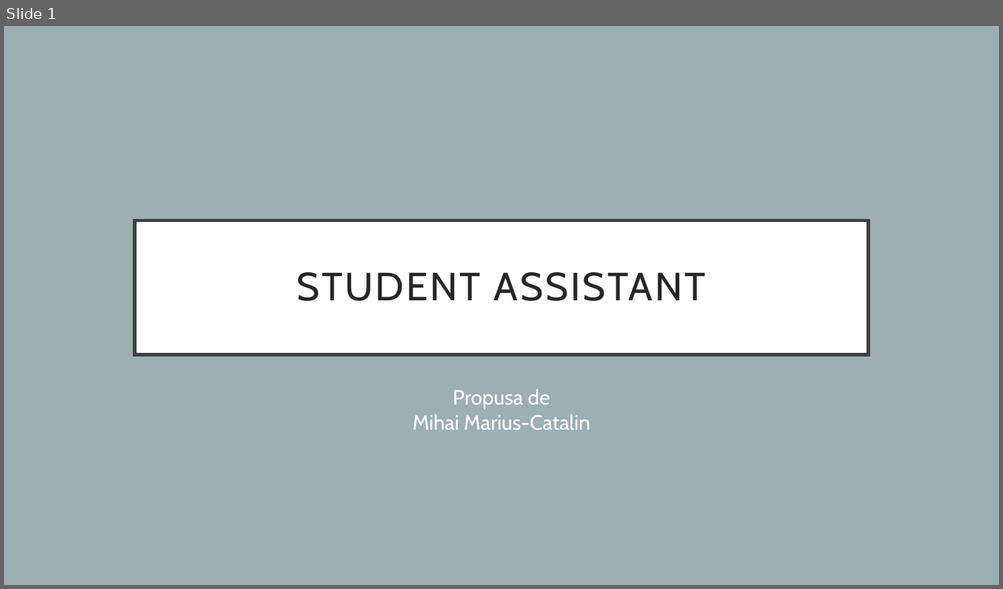
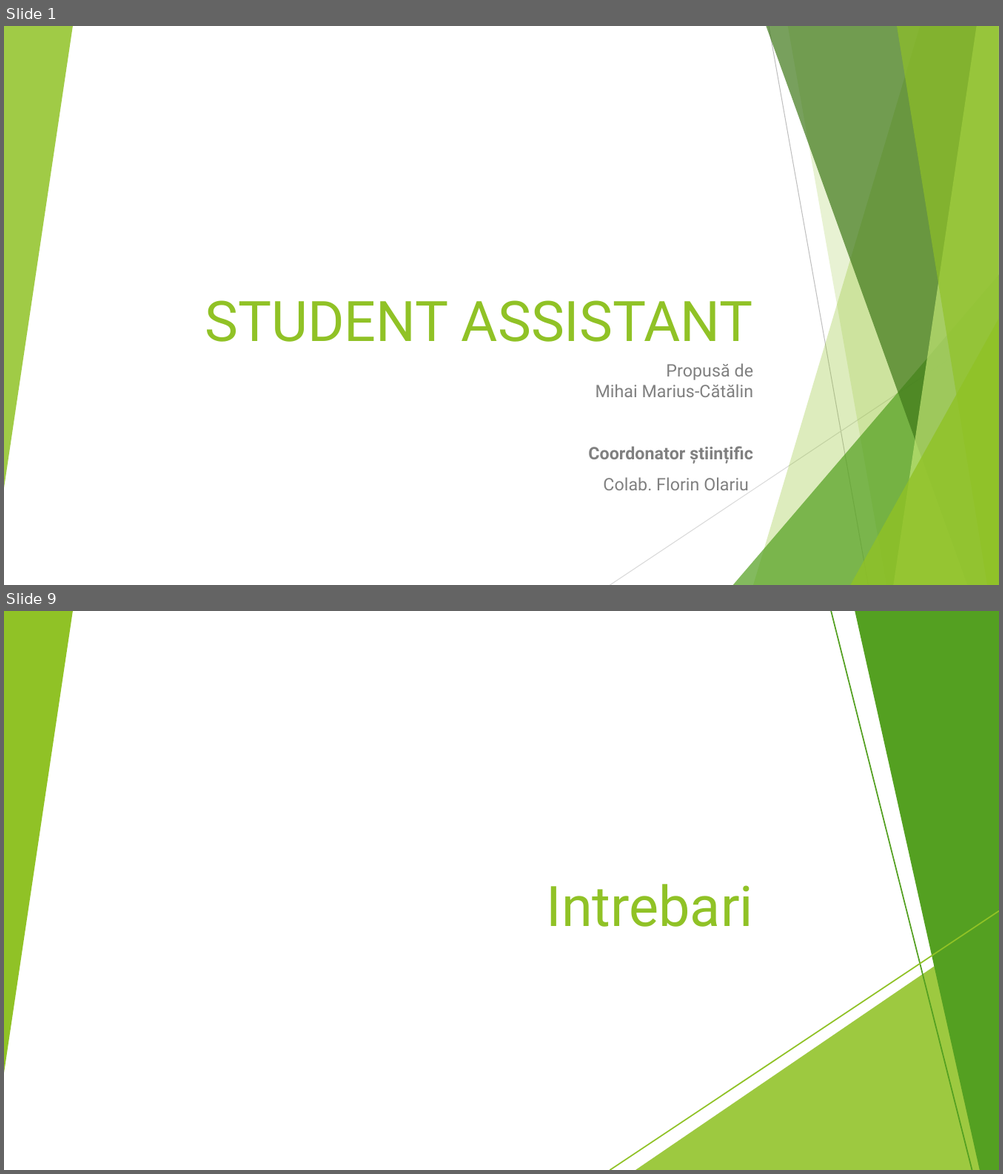
Before and after one commit to MihaiCatalin97/StudentAssistant, a slide deck: Licenta2020MihaiMariusCatalin/Prezentare.pptx. Shown one above the other, each under a label of ours: slide 1 before the commit, slides 1 and 9 after it; the slides between them are not shown. The pictures are 1003x589 and 1003x1174 pixels, drawn with LibreOffice and Linux fonts; fonts in the diff are those of the drawing. Boxes give left, top, right and bottom in pixels: in the first picture for what was removed or moved away, otherwise in the second. Text is boxed around its words. In the diff, an @@ line names an element or a change of style, - is before the commit and + after.

```diff
--- a/Licenta2020MihaiMariusCatalin/Prezentare.pptx
+++ b/Licenta2020MihaiMariusCatalin/Prezentare.pptx
@@ slide 9 added at (x1=4, y1=611, x2=999, y2=1170), background #FFFFFF; not listed: 7 template elements that a slide beside it also shows @@
@@ group added at (x1=4, y1=611, x2=999, y2=1170): 5 freeform shapes, 3 triangles, 2 lines @@
@@ rectangle added at (x1=4, y1=611, x2=999, y2=1170), fill #FFFFFF @@
@@ triangle added at (x1=4, y1=611, x2=73, y2=1073), fill #90C226 @@
@@ line added from (831, 611) to (972, 1170), #54A021 1.25 pt @@
@@ freeform shape added at (x1=854, y1=611, x2=999, y2=1170), fill #54A021 @@
@@ title added at (x1=546, y1=884, x2=753, y2=927), 54 pt, text #90C226 @@
+Intrebari
@@ line added from (999, 911) to (610, 1170), #90C226 1.25 pt @@
@@ triangle added at (x1=4, y1=939, x2=40, y2=1170), fill #90C226 at 85% opacity @@
@@ triangle added at (x1=635, y1=923, x2=999, y2=1170), fill #90C226 at 88% opacity @@
@@ slide 1 changed as well @@
@@ background #9BAFB5 to #FFFFFF @@
@@ group added at (x1=4, y1=26, x2=999, y2=585): 5 freeform shapes, 3 triangles, 2 lines @@
@@ title "STUDENT ASSISTANT" moved from (x1=134, y1=221, x2=868, y2=355) to (x1=205, y1=301, x2=753, y2=342) @@
@@ title "STUDENT ASSISTANT" at (x1=205, y1=301, x2=753, y2=342): size 38 to 54 pt, font Cabin to Roboto, text colour #262626 to #90C226, letter spacing 2 to 0 pt; alignment centre to right; line spacing 0.9 to 1; vertical alignment middle to bottom; fill #FFFFFF to none; outline #404040 3 pt to none @@
@@ subtitle at (x1=588, y1=363, x2=754, y2=491): text changed; size 20 to 16.6 pt; font Cabin to Roboto; text colour #FFFFFF to #808080 @@
-Propusa de
-Mihai Marius-Catalin
+Propusă de
+Mihai Marius-Cătălin
+Coordonator științific
+Colab. Florin Olariu
```
Also in this commit, not shown: 1 other slide changed, 6 other slides added, 5 slides removed, 2 other files.
